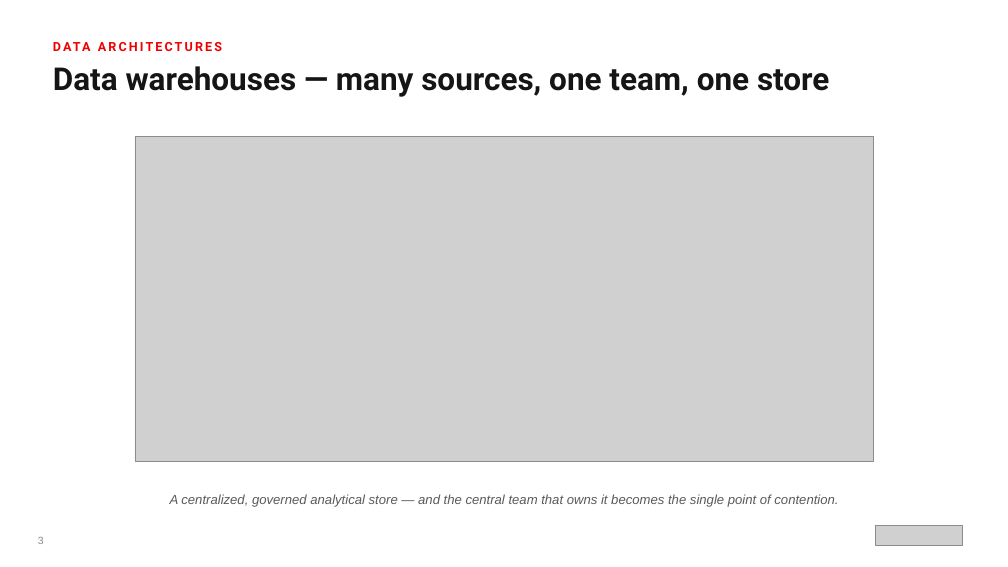
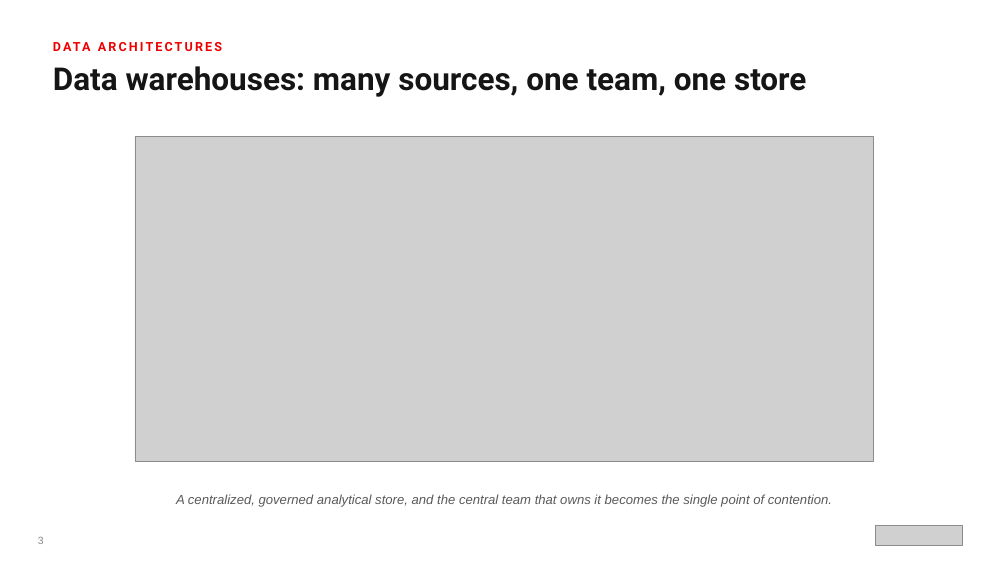
Before and after one commit to patterncatalyst/datamesh-reference-arch-quarkus, a slide deck: slide 4 of presentation/datamesh-101/Datamesh_101-r1.1.pptx. Drawn at 1008x567 pixels with LibreOffice and Linux fonts; fonts in the diff are those of the drawing; grey boxes stand for pictures. Boxes give left, top, right and bottom in pixels: in the first picture for what was removed or moved away, otherwise in the second. Text is boxed around its words. In the diff, an @@ line names an element or a change of style, - is before the commit and + after.

```diff
--- a/presentation/datamesh-101/Datamesh_101-r1.1.pptx
+++ b/presentation/datamesh-101/Datamesh_101-r1.1.pptx
@@ text at bbox=[126, 66, 806, 97]: text changed @@
-Data warehouses — many sources, one team, one store
+Data warehouses: many sources, one team, one store
@@ text at bbox=[176, 494, 832, 507]: text changed @@
-A centralized, governed analytical store — and the central team that owns it becomes the single point of contention.
+A centralized, governed analytical store, and the central team that owns it becomes the single point of contention.
```
Also in this commit, not shown: 12 other slides changed, 4 other files.
